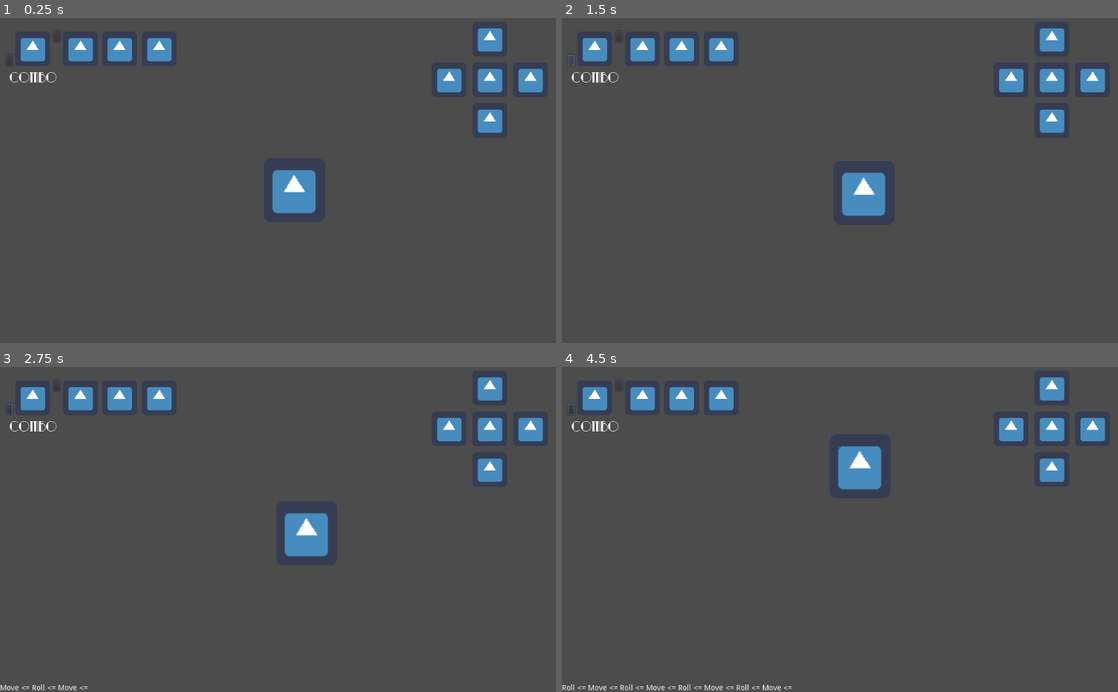
Above: before the commit, frames 1-4 (two rows, left to right).
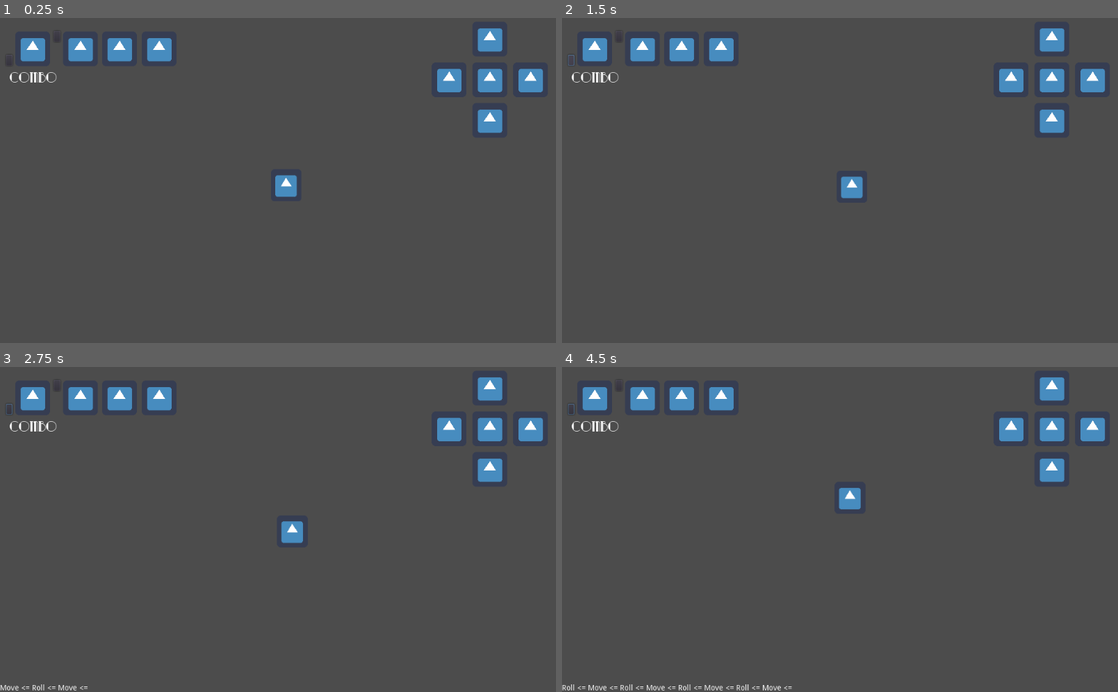
Above: after the commit, the same moments.

Repository: andrebariani/gmtk2022
Game: Godot game, scene res://src/Main.tscn
Same seed, same stepped clock (60 frames per second), same inputs: the game is played once before the commit and once after it. The engine's default icon, where the game draws it, is replaced by a stand-in: a white triangle on a blue panel in a dark square.
Inputs (mouse positions are in pixels of both pictures, inside the frame that each line leads up to):
- Up to frame 1 (0.25 s): no input
- Up to frame 2 (1.5 s): click (617, 37) at 0.5 s; click (573, 60) at 1.25 s
- Up to frame 3 (2.75 s): tap Enter at 2 s; move the mouse to (400, 513) at 2.02 s; hold D (move_right) from 2.03 s (still down); tap Space (roll) at 2.1 s
- Up to frame 4 (4.5 s): move the mouse to (728, 545) at 2.77 s; release D (move_right) at 2.78 s; hold S (move_down) 2.78-3.53 s; tap Space (roll) at 2.85, 3.6, 4.35 s; move the mouse to (895, 458) at 3.52 s; hold D (move_right) 3.53-4.28 s; move the mouse to (812, 594) at 4.27 s; hold W (move_up) from 4.28 s (still down)

The runs differ from the first frame. In frame 1, 0.9% of the frame differs, in the area x 49-57%, y 46-61%; in frame 2, 0.9%; in frame 3, 0.9%; in frame 4, 1.3%, in the area x 49-58%, y 24-44%.

Commit message:
faces da ui se atualizando ao rolar

Diff:
--- a/src/Main.gd
+++ b/src/Main.gd
@@ -1,5 +1,14 @@
 extends Node2D
 
 
+onready var ui = $CanvasLayer/UI
+onready var player = $Player
+
+
 func _on_Player_rolled():
-	pass # Replace with function body.
+	var faces = player.dieFaces
+	ui.set_current_faces(faces.get_face(faces.TOP),
+		faces.get_face(faces.BEHIND),
+		faces.get_face(faces.FRONT),
+		faces.get_face(faces.LEFT),
+		faces.get_face(faces.RIGHT))
--- a/src/Main.tscn
+++ b/src/Main.tscn
@@ -13,6 +13,7 @@
 
 [node name="Camera" parent="Player" instance=ExtResource( 2 )]
 current = true
+zoom = Vector2( 2, 2 )
 
 [node name="CanvasLayer" type="CanvasLayer" parent="."]
 
--- a/src/ui/UI.gd
+++ b/src/ui/UI.gd
@@ -17,12 +17,12 @@
 	combo.texture = faces[face_number-1]
 
 
-func set_current_faces(main, top, bottom, left, right):
-	$MainFace.texture = faces[main]
-	$MainFace/Top.texture = faces[top]
-	$MainFace/Bottom.texture = faces[bottom]
-	$MainFace/Left.texture = faces[left]
-	$MainFace/Right.texture = faces[right]
+func set_current_faces(main, behind, front, left, right):
+	$MainFace.texture = faces[main-1]
+	$MainFace/Behind.texture = faces[behind-1]
+	$MainFace/Front.texture = faces[front-1]
+	$MainFace/Left.texture = faces[left-1]
+	$MainFace/Right.texture = faces[right-1]
 
 
 func set_health(health):
--- a/src/ui/UI.tscn
+++ b/src/ui/UI.tscn
@@ -105,7 +105,7 @@
 "_edit_use_anchors_": false
 }
 
-[node name="Top" type="TextureRect" parent="MainFace"]
+[node name="Behind" type="TextureRect" parent="MainFace"]
 anchor_left = 0.5
 anchor_top = 0.5
 anchor_right = 0.5
@@ -121,7 +121,7 @@
 "_edit_use_anchors_": false
 }
 
-[node name="Bottom" type="TextureRect" parent="MainFace"]
+[node name="Front" type="TextureRect" parent="MainFace"]
 anchor_left = 0.5
 anchor_top = 0.5
 anchor_right = 0.5
